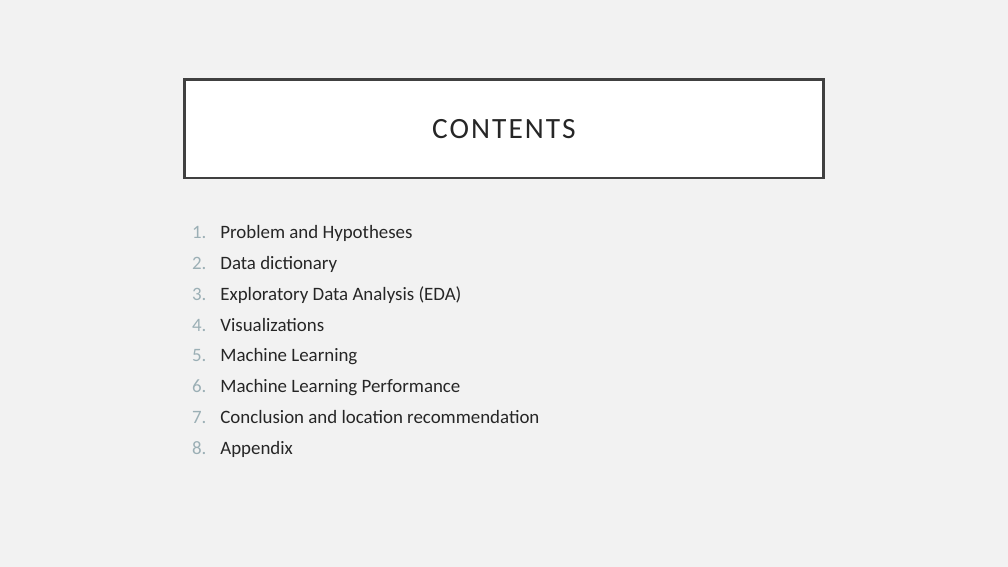
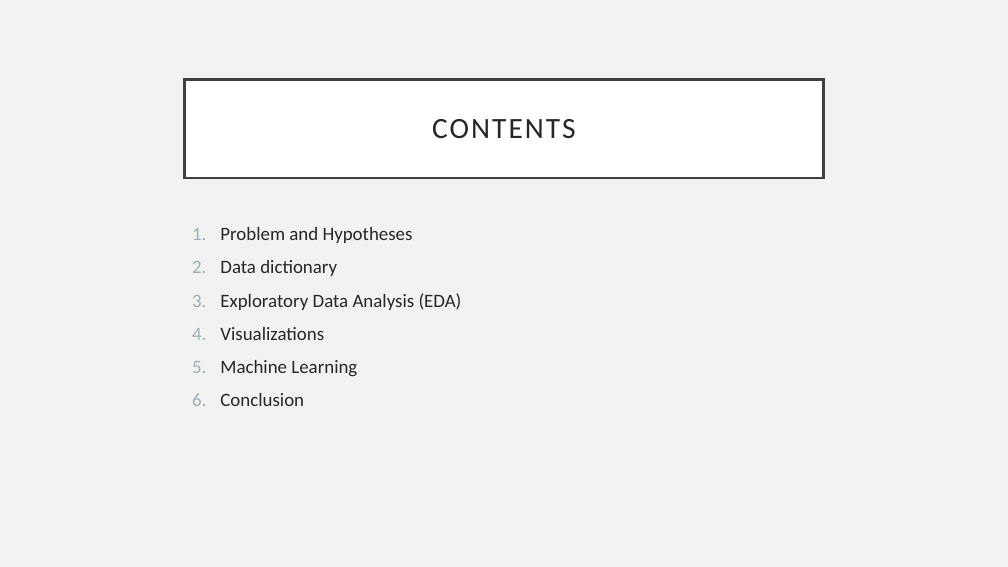
Before and after one commit to grassten/GA_datascience, a slide deck: slide 2 of 04_Presentation.pptx. Drawn at 1008x567 pixels with LibreOffice and Linux fonts; fonts in the diff are those of the drawing. Boxes give left, top, right and bottom in pixels: in the first picture for what was removed or moved away, otherwise in the second. Text is boxed around its words. In the diff, an @@ line names an element or a change of style, - is before the commit and + after.

```diff
--- a/04_Presentation.pptx
+++ b/04_Presentation.pptx
@@ text at <box>220,227,462,377</box>: line spacing 0.9 to 1 @@
@@ text at <box>220,393,304,406</box>: text changed @@
-6. Machine Learning Performance
-7. Conclusion and location recommendation
-8. Appendix
+6. Conclusion
```
Also in this commit, not shown: 1 other slide changed, 1 slide added, 2 slides removed, 2 other files.
